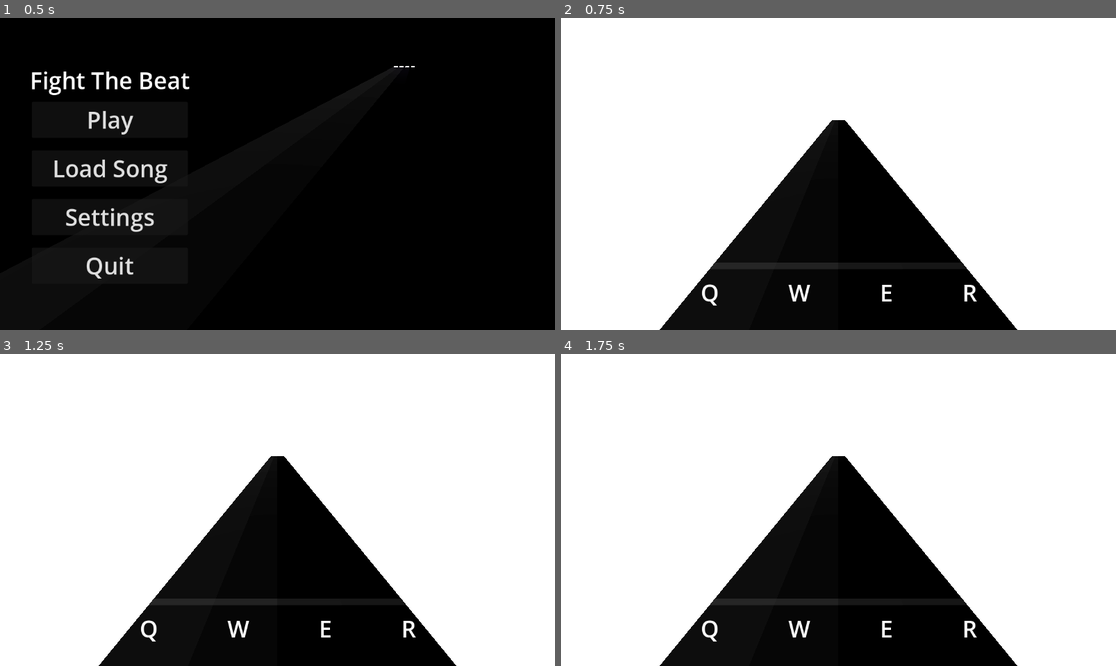
Above: before the commit, frames 1-4 (two rows, left to right).
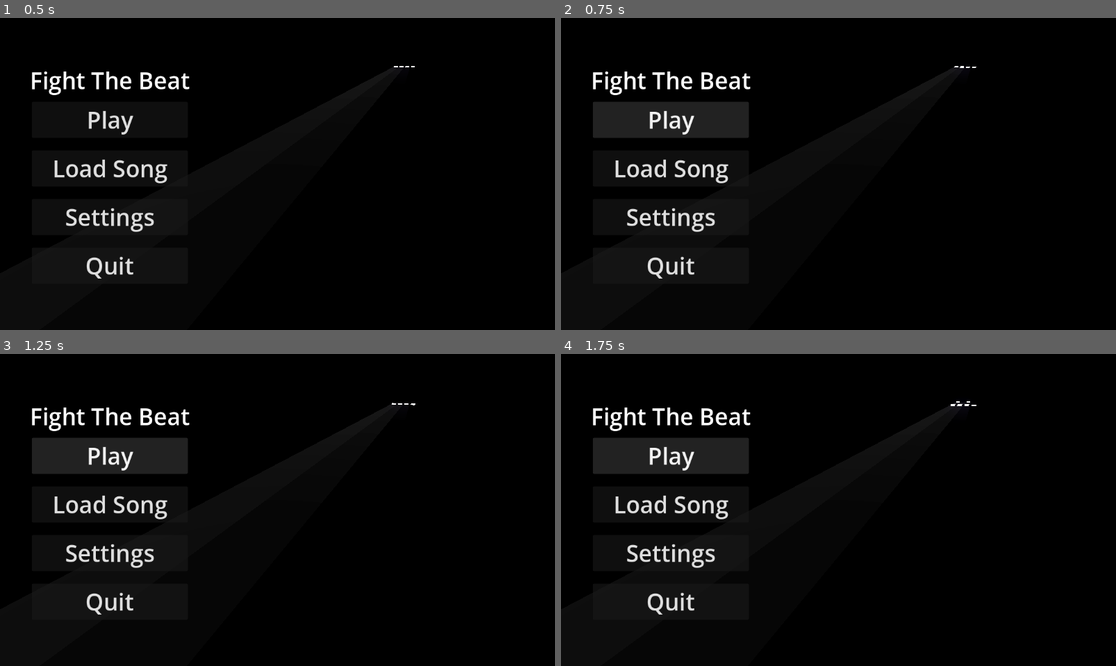
Above: after the commit, the same moments.

Repository: RafaeloxMC/fight-the-beat
Game: Godot game, scene res://scenes/ui/main_menu.tscn
Same seed, same stepped clock (60 frames per second), same inputs: the game is played once before the commit and once after it. The project has no main scene, so this scene is started directly.
Inputs (mouse positions are in pixels of both pictures, inside the frame that each line leads up to):
- Up to frame 1 (0.5 s): no input
- Up to frame 2 (0.75 s): click "Play" at 0.5 s
- Up to frame 3 (1.25 s): no input
- Up to frame 4 (1.75 s): click (672, 456) at 1.25 s, where only the run after the commit has a clickable "Play"

Frame 1 is identical in both runs. In frame 2, 78% of the frame differs, in the area x 0-100%, y 0-100%; in frame 3, 78%; in frame 4, 78%.

Commit message:
Fix: Disable play when no song is selected

Diff:
--- a/scripts/ui/main_menu.gd
+++ b/scripts/ui/main_menu.gd
@@ -52,7 +52,8 @@
 
 
 func _on_play_pressed() -> void:
-	SceneManager.call_scene("game")
+	if SongManager.currently_playing.stream != null:
+		SceneManager.call_scene("game")
 
 func _on_load_song_pressed() -> void:
 	DisplayServer.file_dialog_show("Select a Song file", "~/", "", false, DisplayServer.FILE_DIALOG_MODE_OPEN_FILE, [], _on_file_picked)
